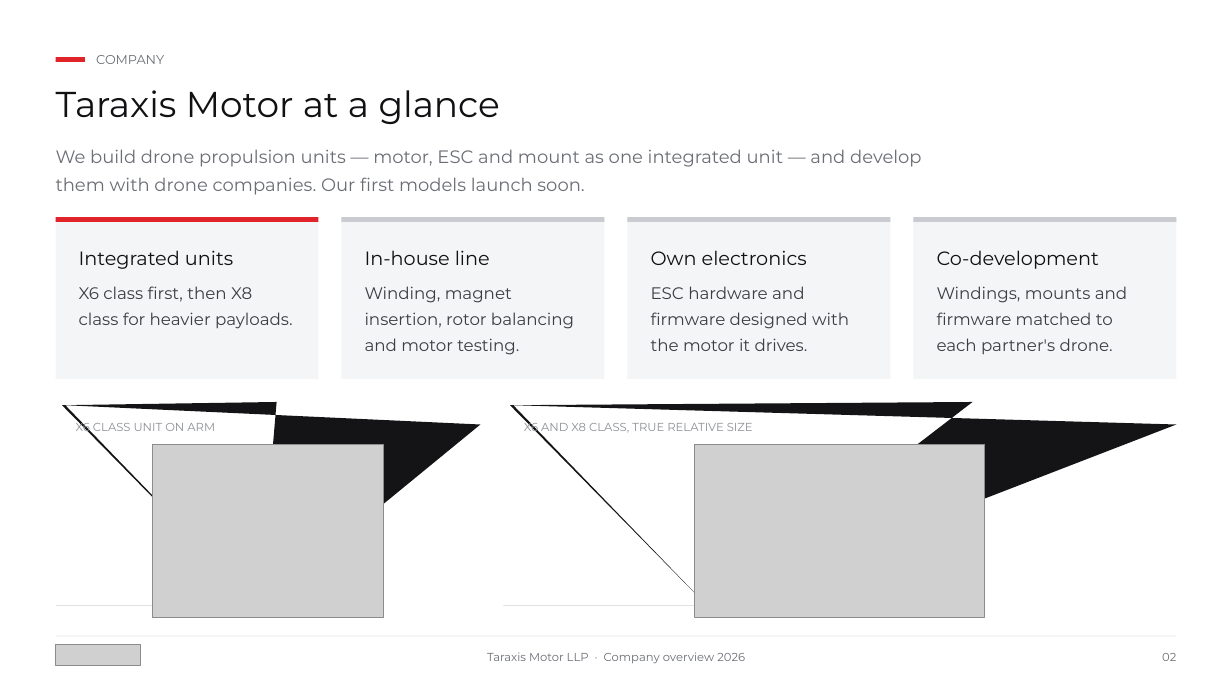
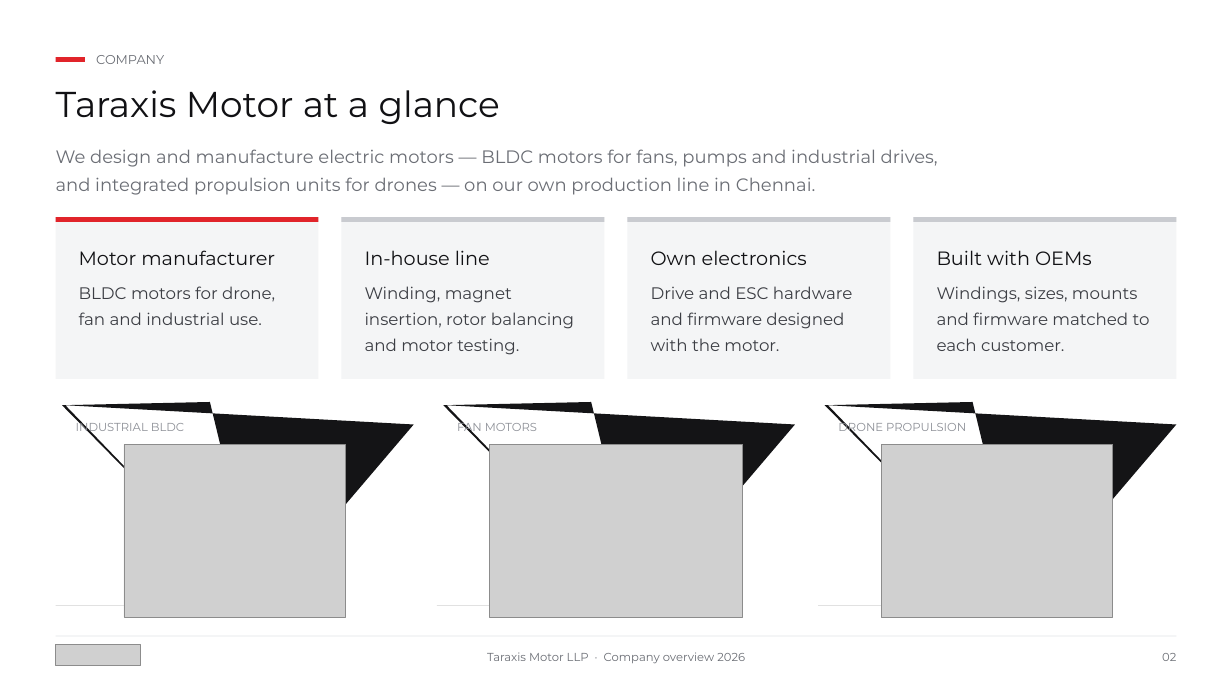
Before and after one commit to siddharthsu/siddharthsu, a slide deck: slide 2 of Taraxis_Presentation/Taraxis_Motor_Corporate.ppt. Drawn at 1232x693 pixels with LibreOffice and Linux fonts; fonts in the diff are those of the drawing; grey boxes stand for pictures. Boxes give left, top, right and bottom in pixels: in the first picture for what was removed or moved away, otherwise in the second. Text is boxed around its words. In the diff, an @@ line names an element or a change of style, - is before the commit and + after.

```diff
--- a/Taraxis_Presentation/Taraxis_Motor_Corporate.ppt
+++ b/Taraxis_Presentation/Taraxis_Motor_Corporate.ppt
@@ text at <box>56,149,938,195</box>: text changed @@
-We build drone propulsion units — motor, ESC and mount as one integrated unit — and develop them with drone companies. Our first models launch soon.
+We design and manufacture electric motors — BLDC motors for fans, pumps and industrial drives, and integrated propulsion units for drones — on our own production line in Chennai.
@@ text at <box>79,250,275,265</box>: text changed @@
-Integrated units
+Motor manufacturer
@@ text at <box>937,250,1092,265</box>: text changed @@
-Co-development
+Built with OEMs
@@ text at <box>79,286,275,325</box>: text changed @@
-X6 class first, then X8 class for heavier payloads.
+BLDC motors for drone, fan and industrial use.
@@ text at <box>651,286,853,351</box>: text changed @@
-ESC hardware and firmware designed with the motor it drives.
+Drive and ESC hardware and firmware designed with the motor.
@@ text at <box>937,286,1150,351</box>: text changed @@
-Windings, mounts and firmware matched to each partner's drone.
+Windings, sizes, mounts and firmware matched to each customer.
@@ freeform shape: place and size @@
-freeform shape at <box>55,402,480,628</box>
+freeform shape at <box>55,402,414,628</box>
@@ text at <box>76,419,184,434</box>: text changed @@
-X6 CLASS UNIT ON ARM
+INDUSTRIAL BLDC
@@ freeform shape: place and size @@
-freeform shape at <box>503,402,1176,628</box>
+freeform shape at <box>437,402,795,628</box>
@@ text at <box>457,419,537,434</box>: text changed @@
-X6 AND X8 CLASS, TRUE RELATIVE SIZE
+FAN MOTORS
@@ freeform shape added at <box>818,402,1177,628</box>, fill #141416 @@
@@ text added at <box>838,419,966,434</box>, 9 pt, text #8C8F96 @@
+DRONE PROPULSION
@@ picture: place and size @@
-picture at <box>152,444,384,617</box>
+picture at <box>124,444,344,617</box>
@@ picture: place and size @@
-picture at <box>695,444,984,617</box>
+picture at <box>489,444,742,617</box>
@@ picture added at <box>881,444,1113,617</box> @@
```
Also in this commit, not shown: 11 other slides changed, 4 slides added, 2 slides removed, 2 other files.
